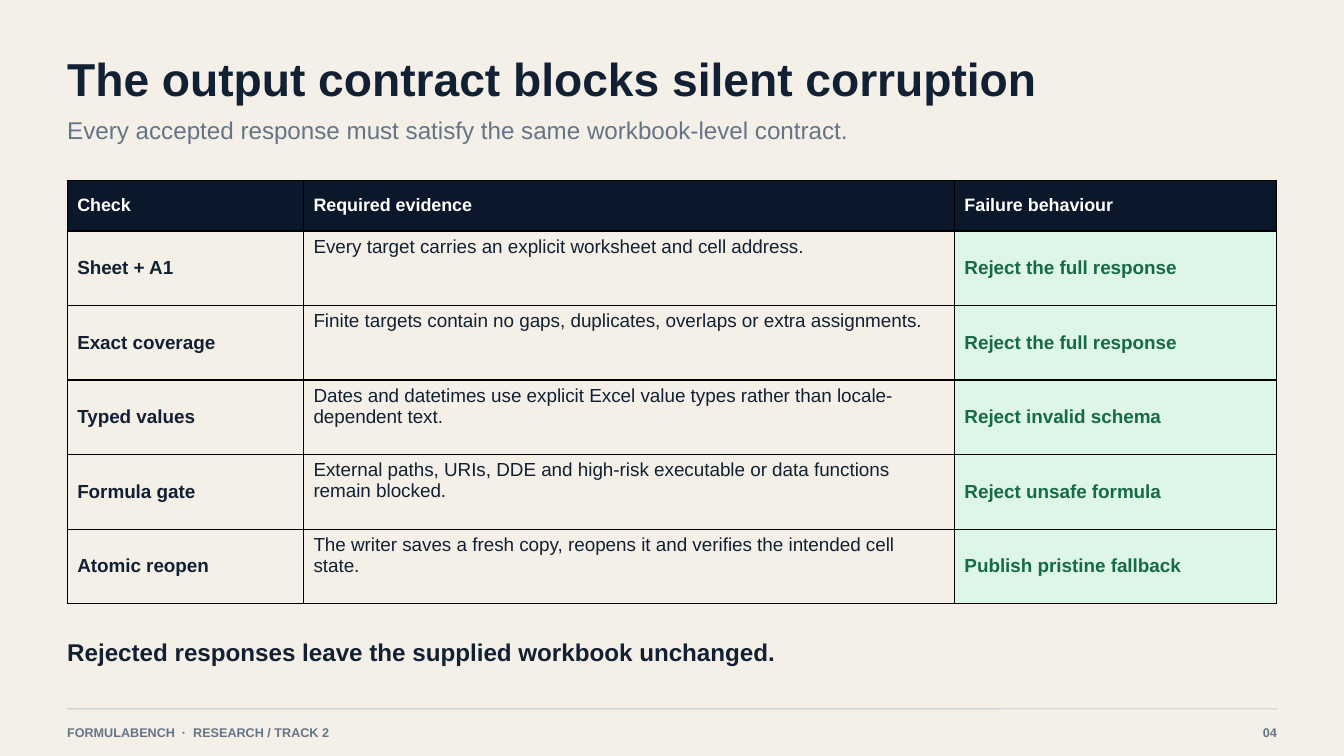
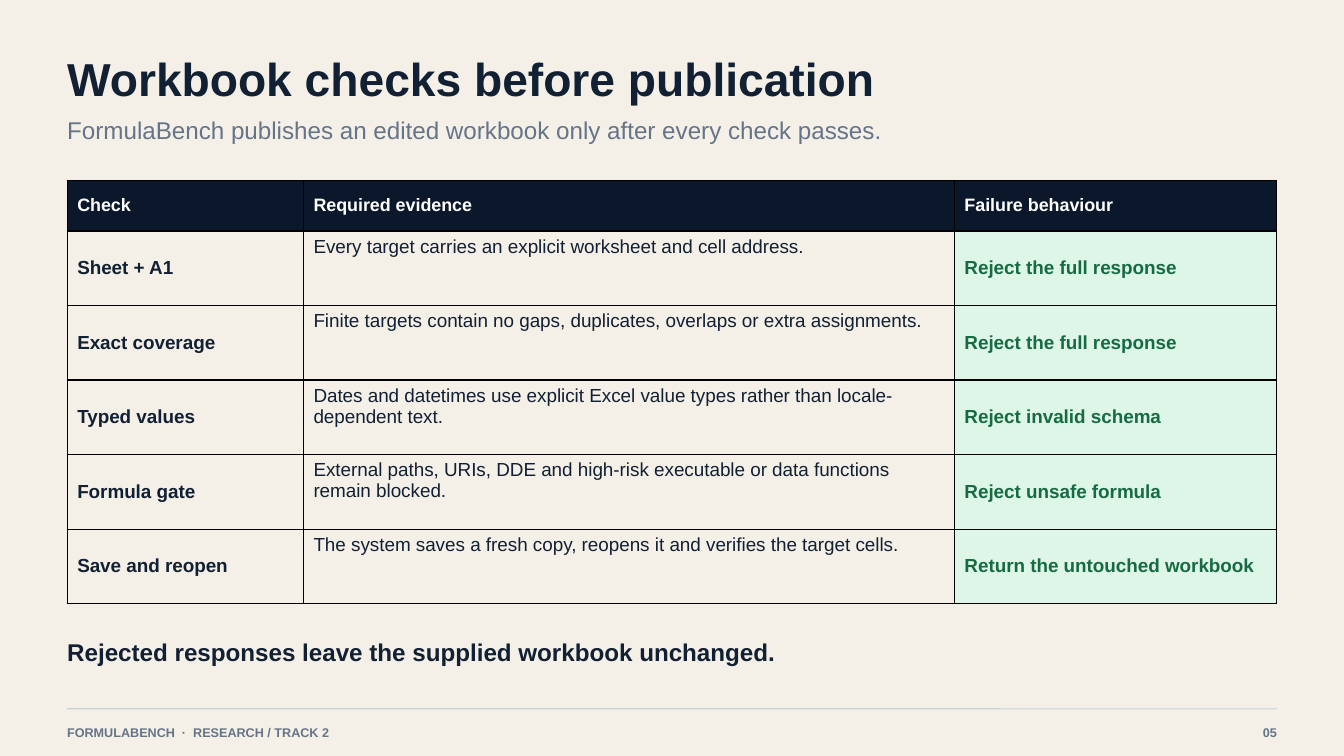
Before and after one commit to MasteraSnackin/FormulaBench, a slide deck: slide 5 of docs/assets/FormulaBench-Hackathon-Deck.pptx (slide 4 before the commit). Drawn at 1344x756 pixels with LibreOffice and Linux fonts; fonts in the diff are those of the drawing. Boxes give left, top, right and bottom in pixels: in the first picture for what was removed or moved away, otherwise in the second. Text is boxed around its words. In the diff, an @@ line names an element or a change of style, - is before the commit and + after.

```diff
--- a/docs/assets/FormulaBench-Hackathon-Deck.pptx
+++ b/docs/assets/FormulaBench-Hackathon-Deck.pptx
@@ text at [67, 62, 874, 105]: text changed @@
-The output contract blocks silent corruption
+Workbook checks before publication
@@ text at [67, 121, 881, 144]: text changed @@
-Every accepted response must satisfy the same workbook-level contract.
+FormulaBench publishes an edited workbook only after every check passes.
@@ table at [68, 180, 1277, 605] @@
-row 6: Atomic reopen | The writer saves a fresh copy, reopens it and verifies the intended cell state. | Publish pristine fallback
+row 6: Save and reopen | The system saves a fresh copy, reopens it and verifies the target cells. | Return the untouched workbook
@@ text at [1263, 728, 1277, 737]: text changed @@
-04
+05
```
Also in this commit, not shown: 7 other slides changed, 9 other files.
